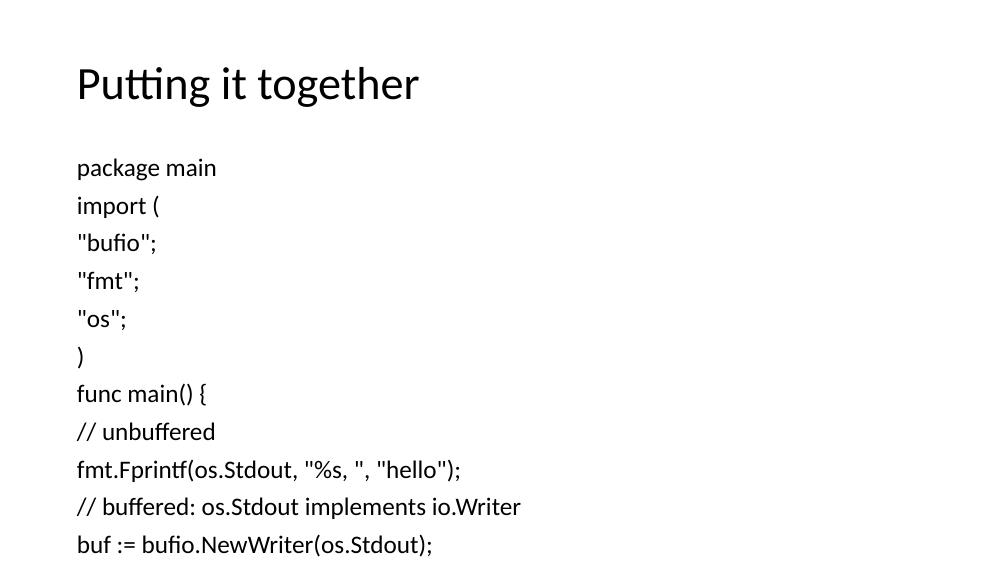
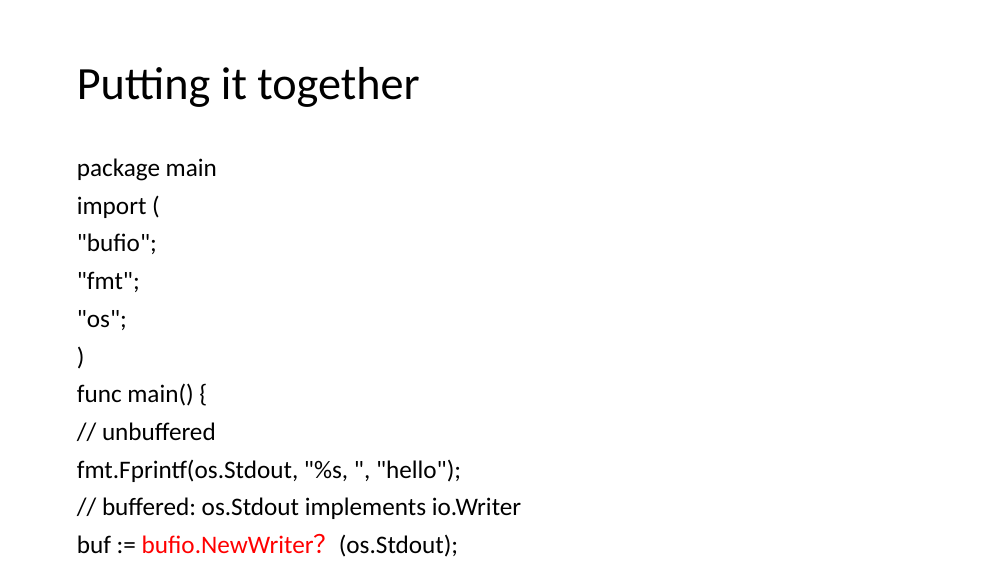
Before and after one commit to firstbird/goPresent, a slide deck: slide 23 of go introduction.pptx. Drawn at 1008x567 pixels with LibreOffice and Linux fonts; fonts in the diff are those of the drawing. Boxes give left, top, right and bottom in pixels: in the first picture for what was removed or moved away, otherwise in the second. Text is boxed around its words. In the diff, an @@ line names an element or a change of style, - is before the commit and + after.

```diff
--- a/go introduction.pptx
+++ b/go introduction.pptx
@@ text at [77, 534, 459, 557]: text changed @@
-buf := bufio.NewWriter(os.Stdout);
+buf := bufio.NewWriter？(os.Stdout);
```
Also in this commit, not shown: 14 other slides changed.
